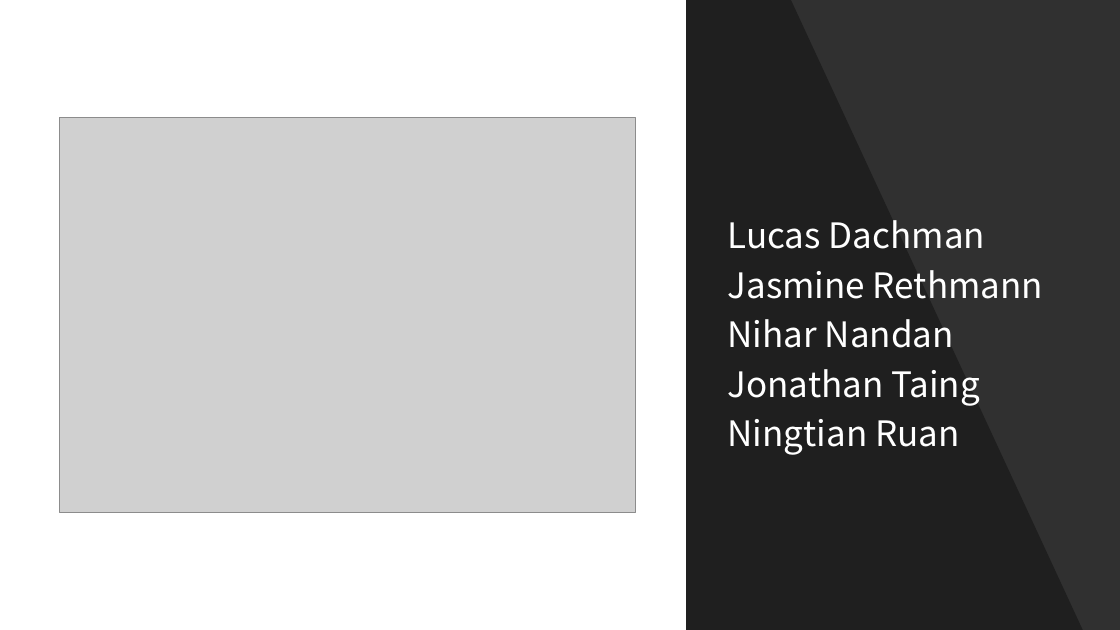
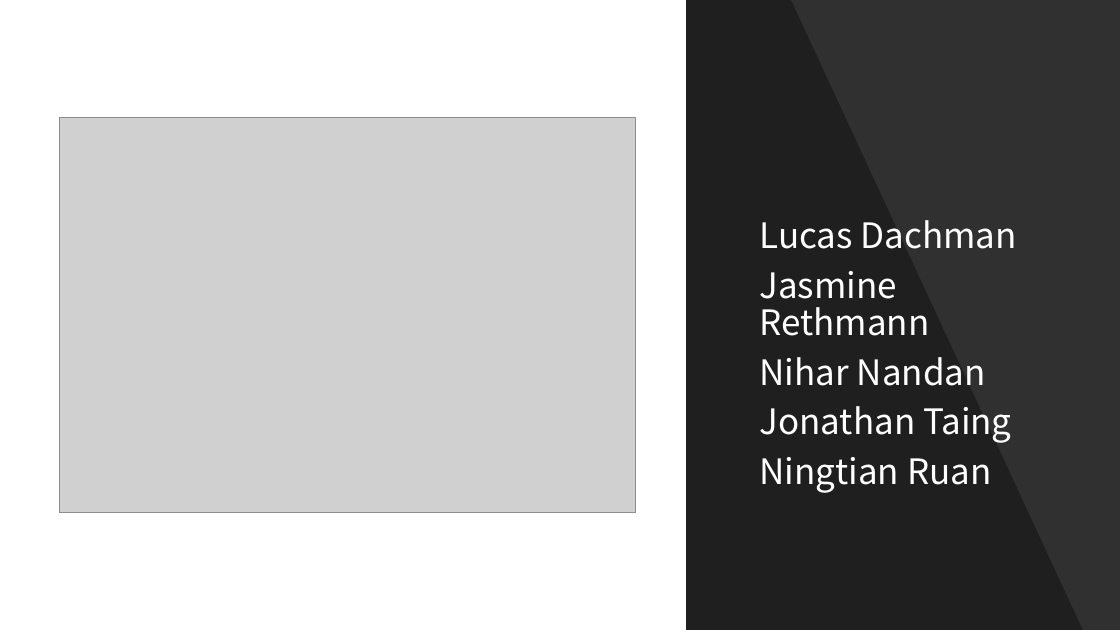
Before and after one commit to Computer-Girl/3308Project, a slide deck: slide 1 of LetsGo.pptx. Drawn at 1120x630 pixels with LibreOffice and Linux fonts; fonts in the diff are those of the drawing; grey boxes stand for pictures. Boxes give left, top, right and bottom in pixels: in the first picture for what was removed or moved away, otherwise in the second. Text is boxed around its words. In the diff, an @@ line names an element or a change of style, - is before the commit and + after.

```diff
--- a/LetsGo.pptx
+++ b/LetsGo.pptx
@@ subtitle "Lucas Dachman" rewrapped from [728,220,1043,455] to [759,220,1017,493] @@
```
Also in this commit, not shown: 4 other slides changed, 1 slide added.
